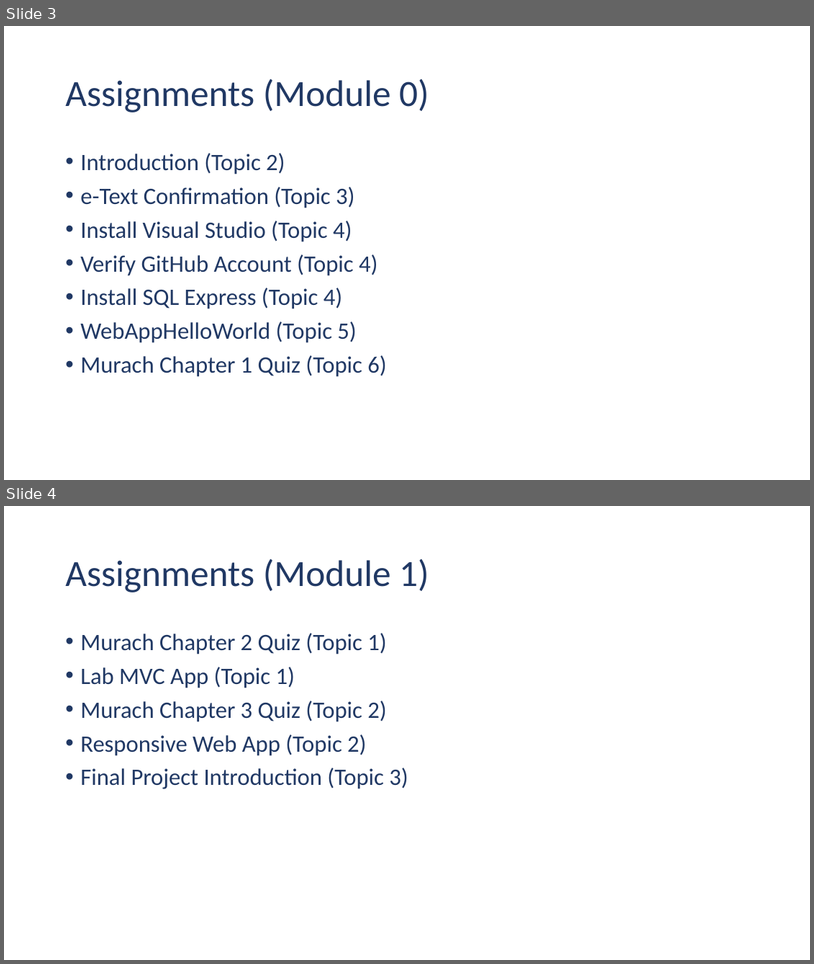
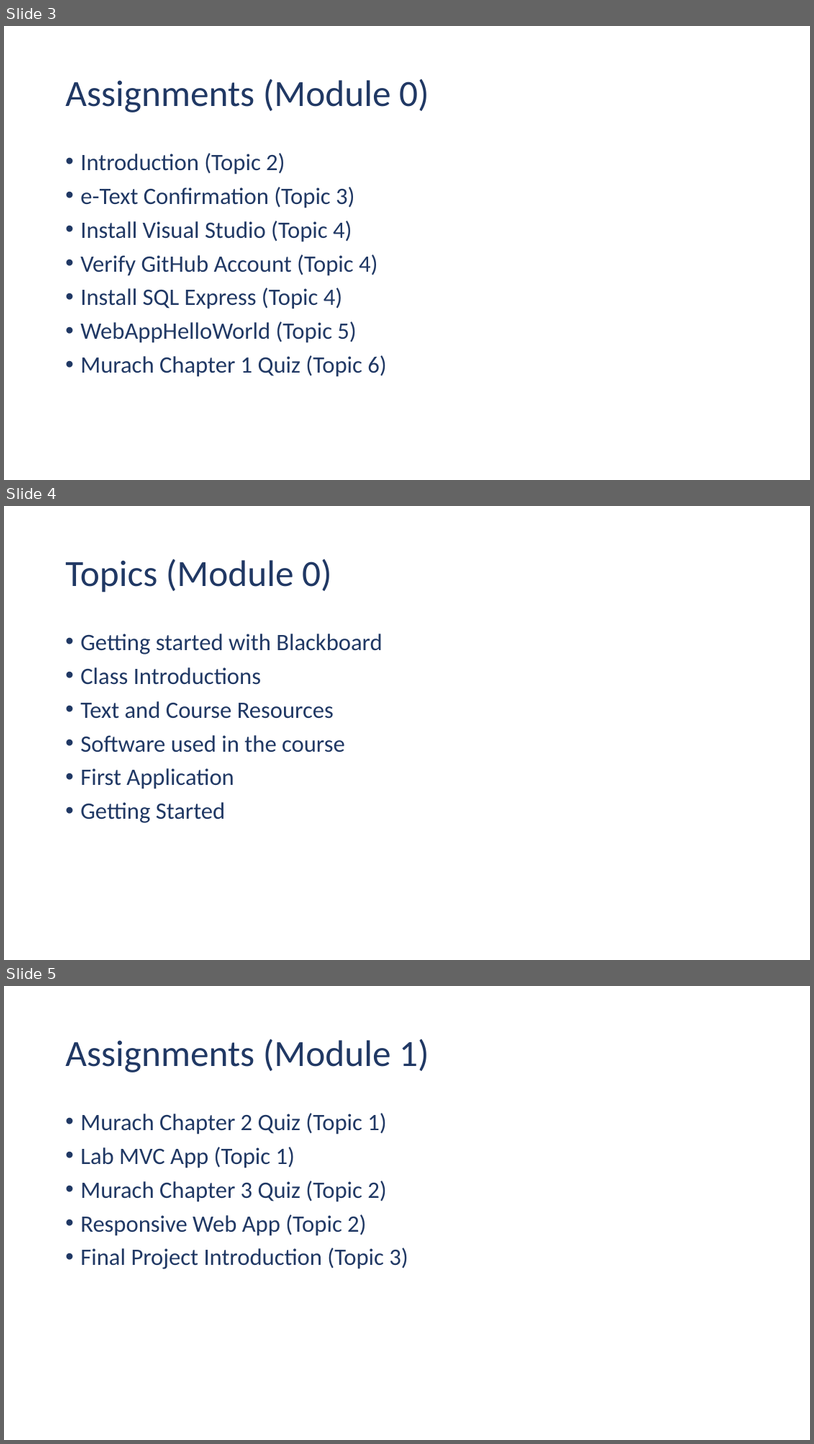
Before and after one commit to ehennis/CIS174, a slide deck: 2022-SUM/Week01.pptx. Shown one above the other, each under a label of ours: slides 3 and 4 before the commit, slides 3, 4 and 5 after it. The pictures are 814x964 and 814x1444 pixels, drawn with LibreOffice and Linux fonts; fonts in the diff are those of the drawing. Boxes give left, top, right and bottom in pixels: in the first picture for what was removed or moved away, otherwise in the second. Text is boxed around its words. In the diff, an @@ line names an element or a change of style, - is before the commit and + after.

```diff
--- a/2022-SUM/Week01.pptx
+++ b/2022-SUM/Week01.pptx
@@ slide 4 added at box(4, 506, 810, 960), background #FFFFFF @@
@@ title added at box(65, 559, 332, 592), 44 pt, text #203864 @@
+Topics (Module 0)
@@ text added at box(80, 633, 383, 823), 28 pt, text #203864 @@
+• Getting started with Blackboard
+• Class Introductions
+• Text and Course Resources
+• Software used in the course
+• First Application
+• Getting Started
@@ what was slide 4 is now slide 5 @@
```
Also in this commit, not shown: 1 slide changed, 1 other slide added, 56 other files.
